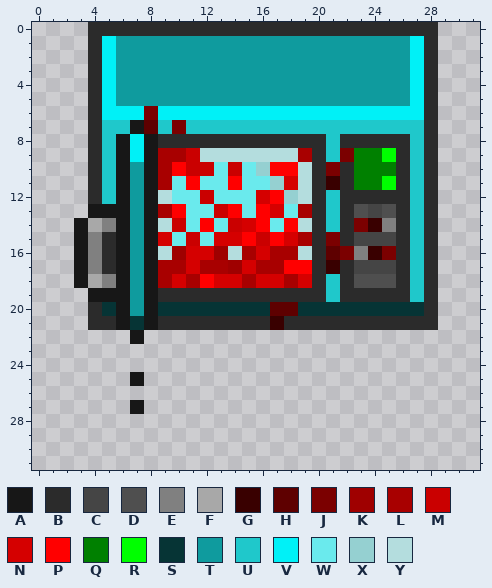
Edited in one commit: pixel-art sprite (Resources/Textures/_DV/Structures/Machines/advanced_microwave.rsi/mwbloodyo.png). The picture above is the old version.
The file is 32x32 pixels.
Palette (. is transparent): A #171717  B #2b2b2b  C #454545  D #4f4f4f  E #808080  F #a8a8a8  G #390000  H #5e0000  J #7b0000  K #9f0000  L #a80000  M #ca0000  N #d50000  P #ff0000  Q #008000  R #00ff00  S #063435  T #0f9b9e  U #1fc8cb  V #00f1f7  W #6aeaed  X #95d0d1  Y #b4ddde
Pixels before, first column x 3:
 0 .BBBBBBBBBBBBBBBBBBBBBBBBB
 1 .BVTTTTTTTTTTTTTTTTTTTTTVB
 2 .BVTTTTTTTTTTTTTTTTTTTTTVB
 3 .BVTTTTTTTTTTTTTTTTTTTTTVB
 4 .BVTTTTTTTTTTTTTTTTTTTTTVB
 5 .BVTTTTTTTTTTTTTTTTTTTTTVB
 6 .BVVVJVVVVVVVVVVVVVVVVVVVB
 7 .BUUAHUJUUUUUUUUUUUUUUUUUB
 8 .BUAVABBBBBBBBBBBBUBBBBBUB
 9 .BUAVALLMYYYYYYYLBUJQQRBUB
10 .BUATALPMMWMWXPPYBJBQQQBUB
11 .BUATALWPWWPWWXNYBGBQQRBUB
12 .BUATAYWWMWWWNPXYBUBBBBBUB
13 .AAATALPWWMPWPNWLBUBDCDBUB
14 AFEATAYMWPWMNPWPYBUBJGEBUB
15 AEBATANWMWNNPMPNLBJBCCCBUB
16 AEBATAYKNNKYLNLLYBHJEGJBUB
17 AEBATALLNLLKNLLPPBGBCCCBUB
18 AFEATALNLPNNLNNLNBUBDDDBUB
19 .AAATABBBBBBBBBBBBUBBBBBUB
20 .BSATASSSSSSSSHHSSSSSSSSSB
21 .BBASABBBBBBBBGBBBBBBBBBBB
22 ....A.....................
23 ..........................
24 ..........................
25 ....A.....................
26 ..........................
27 ....A.....................
After the commit:
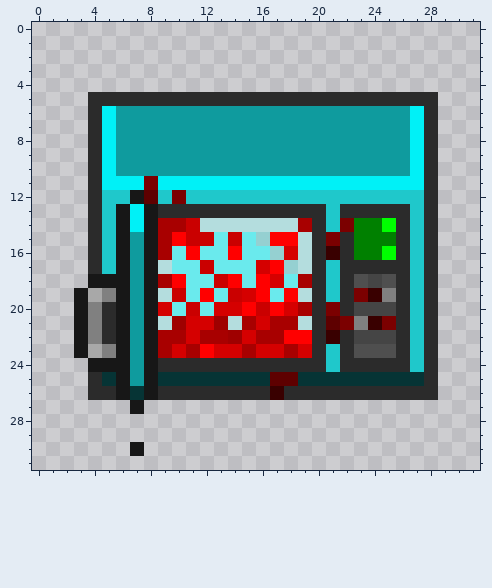
Diff:
Changed rows in their new state; - is an unchanged pixel.
first column x 3:
 0 -.........................
 1 -.........................
 2 -.........................
 3 -.........................
 4 -.........................
 5 --BBBBBBBBBBBBBBBBBBBBBBB-
 6 ---TTTTTTTTTTTTTTTTTTTTT--
 7 --VTTTTTTTTTTTTTTTTTTTTTV-
 8 --VTTTTTTTTTTTTTTTTTTTTTV-
 9 --VTTTTTTTTTTTTTTTTTTTTTV-
10 --VT-TTTTTTTTTTTTTTTTTTTV-
11 --VVVJVVVVVVVVVVVVVVVVVVV-
12 ---UAHUJUUUUUUUUUU-UUUUU--
13 -BU-V-BBBBBBBBBBB---BBB---
14 .BU-V-LLMYYYYYYYL--JQQR---
15 .BU---LP-MWMWX-PY---QQQ---
16 .BU---LWPWWPWWXN--GBQQR---
17 .BU---YWWMWWWNPXY-U-BBB---
18 .AA----PWWMPWP-WL----C----
19 AFE---YMWPWMNPWPY---JGE---
20 AEB---NWMWNNPMPNLBJBCCCBU-
21 AE--T-YKNNKYLNLLY-HJEGJ-U-
22 AEBATALLNLLKNLLPPBGBCCCBUB
23 AFEATALNLPNNLNNLNBUBDDDBUB
24 -AAATABBBBBBBBBBBBUBBBBBUB
25 -BSATASSSSSSSSHHSSSSSSSSSB
26 -BBASABBBBBBBBGBBBBBBBBBBB
first column x 7:
30 A
Changed places in both pictures, as pixel boxes (x1, y1, x2, y2):
changed: (74, 22, 438, 400)
added: (130, 442, 144, 456)
